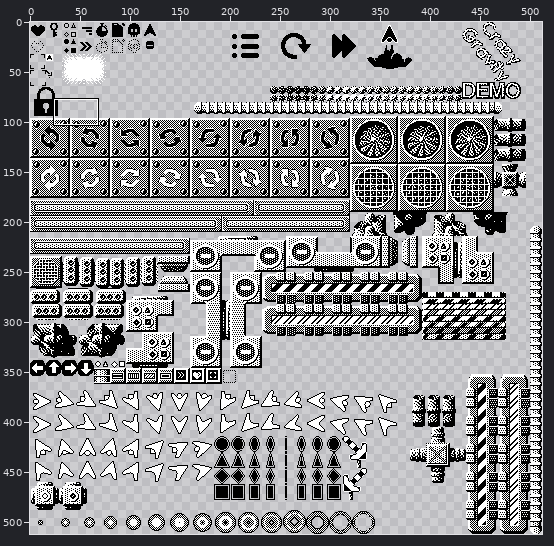
Edited in one commit: pixel-art file (Art/sprite.aseprite). Above, an overview of the earlier version with the close-up marked.
Close-up. First the earlier version:
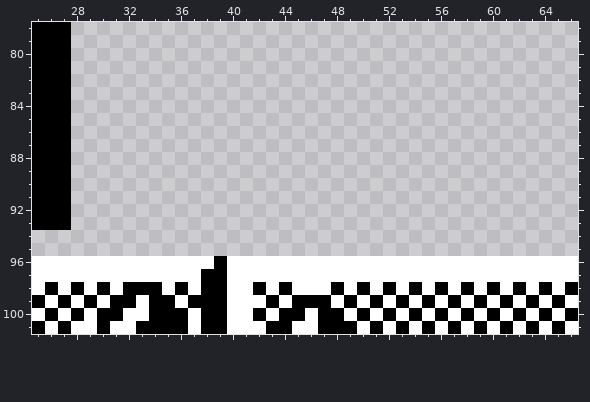
512x512 pixels, 1 frame. Colours within 5 levels of each other are drawn and written as one. Shown: x 25..66, y 78..101. The commit also changed other parts of the picture, which this record leaves out.
And afterwards:
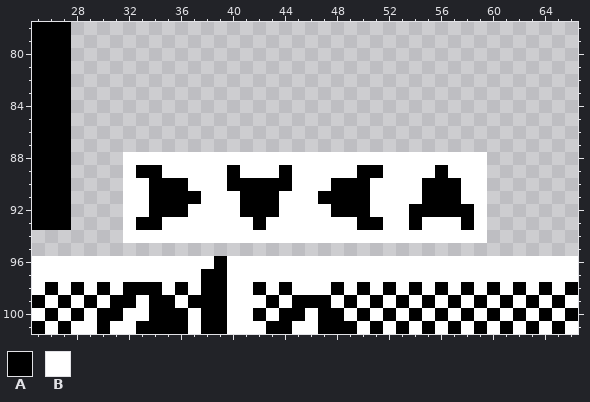
Palette (. is transparent): A #000000  B #ffffff
Commit message: ADD minimap plane rotation
The exact change:
layer "Common/minimap_player_rotations" added
--- layer "Common/minimap_player_rotations"
@@ x 25..66 @@
  87 AAA.......................................
- 88 AAA.......................................
- 89 AAA.......................................
- 90 AAA.......................................
- 91 AAA.......................................
- 92 AAA.......................................
- 93 AAA.......................................
- 94 ..........................................
+ 88 AAA....BBBBBBBBBBBBBBBBBBBBBBBBBBBB.......
+ 89 AAA....BAABBBBBABBBABBBBBAABBBBABBB.......
+ 90 AAA....BBAAABBBAAAAABBBAAABBBBAAABB.......
+ 91 AAA....BBAAAABBBAAABBBAAAABBBBAAABB.......
+ 92 AAA....BBAAABBBBAAABBBBAAABBBAAAAAB.......
+ 93 AAA....BAABBBBBBBABBBBBBBAABBABBBAB.......
+ 94 .......BBBBBBBBBBBBBBBBBBBBBBBBBBBB.......
  95 ..........................................
Where, in picture pixels (left, top, right, bottom), the same in both close-ups:
added: (123, 152, 487, 243)
